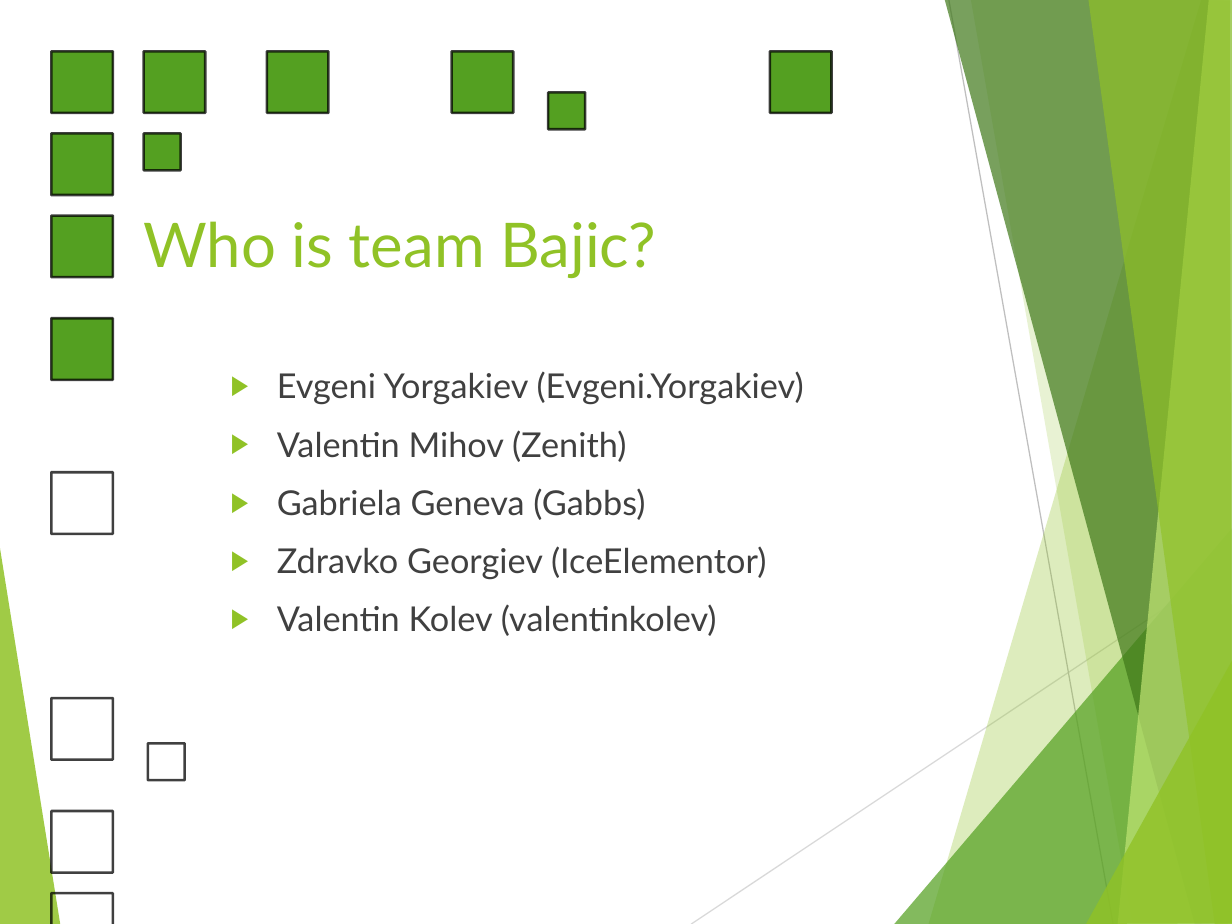
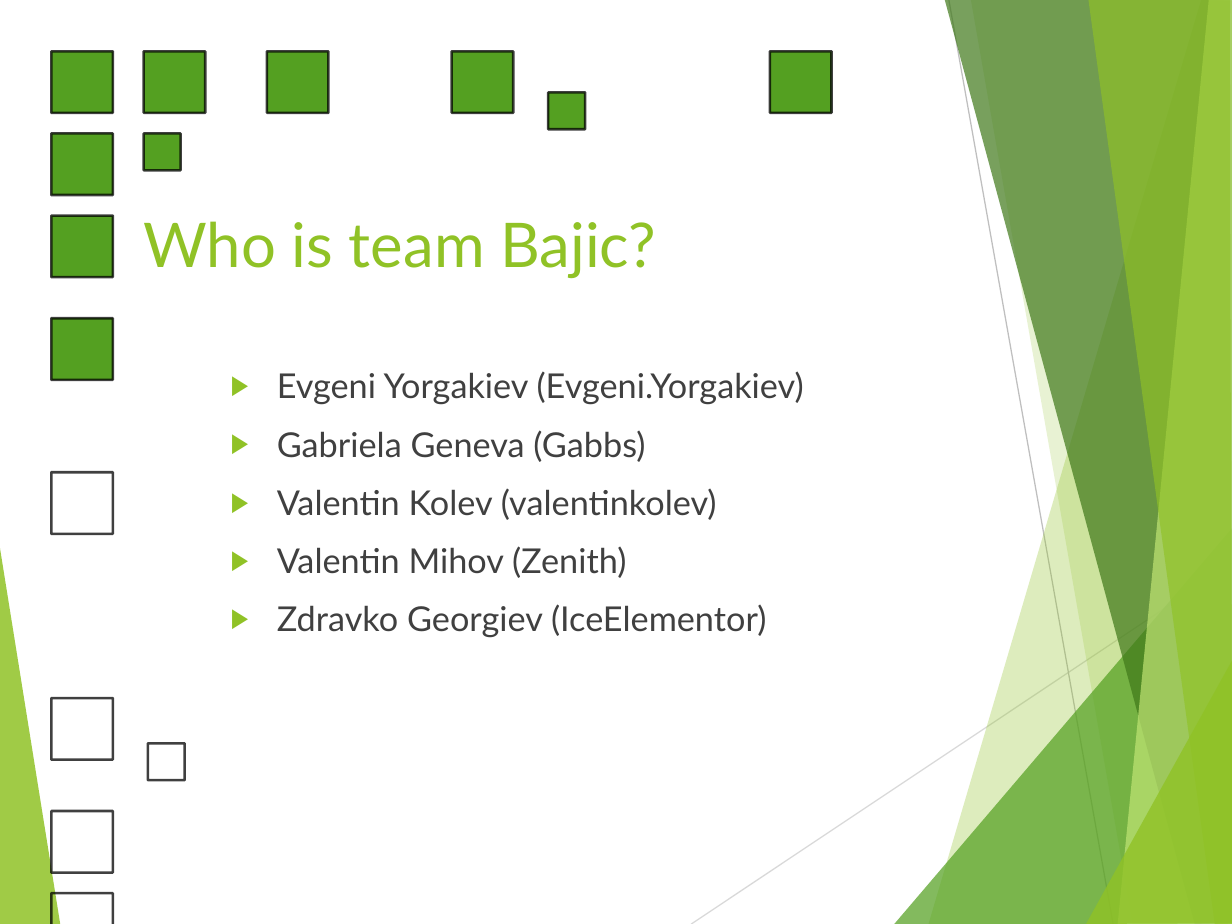
Before and after one commit to TeamBajic/Game, a slide deck: slide 2 of Frogger.pptx. Drawn at 1232x924 pixels with LibreOffice and Linux fonts; fonts in the diff are those of the drawing. Boxes give left, top, right and bottom in pixels: in the first picture for what was removed or moved away, otherwise in the second. Text is boxed around its words. In the diff, an @@ line names an element or a change of style, - is before the commit and + after.

```diff
--- a/Frogger.pptx
+++ b/Frogger.pptx
@@ text at (277, 430, 717, 520): paragraphs added @@
+▶ Gabriela Geneva (Gabbs)
+▶ Valentin Kolev (valentinkolev)
@@ text at (277, 488, 645, 520): paragraph removed @@
-▶ Gabriela Geneva (Gabbs)
@@ text at (277, 604, 717, 636): paragraph removed @@
-▶ Valentin Kolev (valentinkolev)
```
Also in this commit, not shown: 2 other slides changed, 3 other files.
